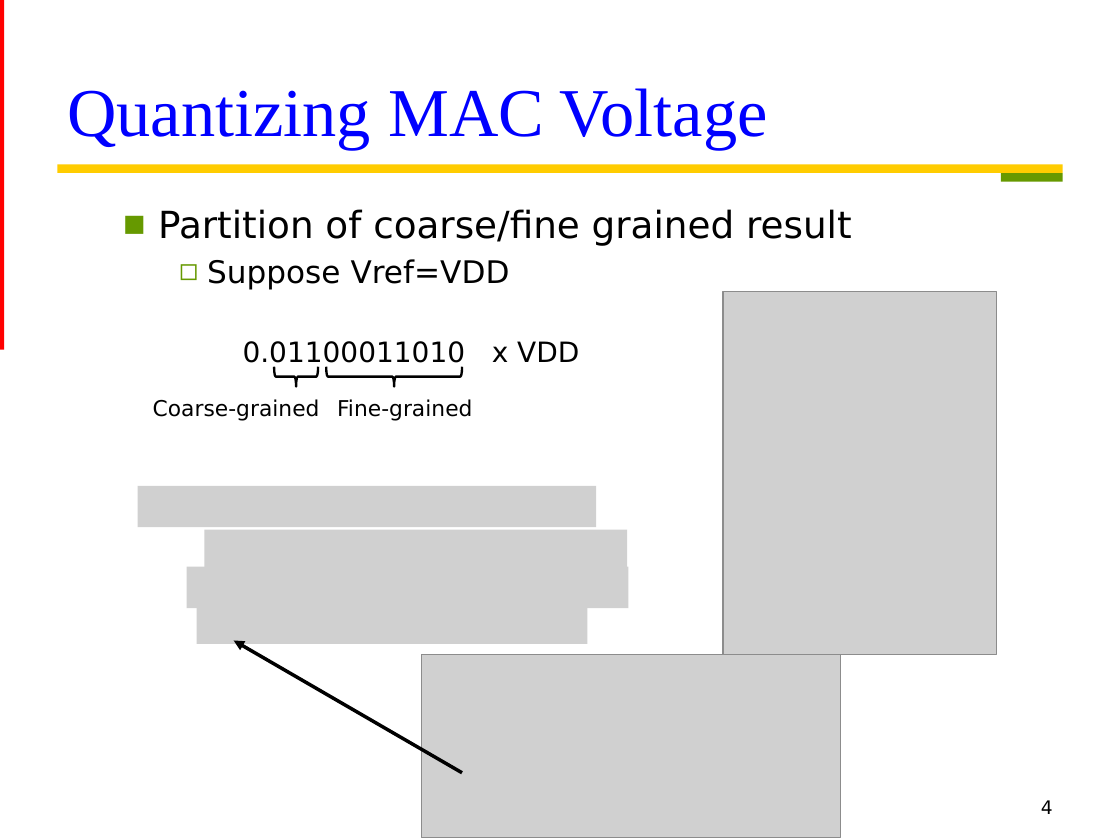
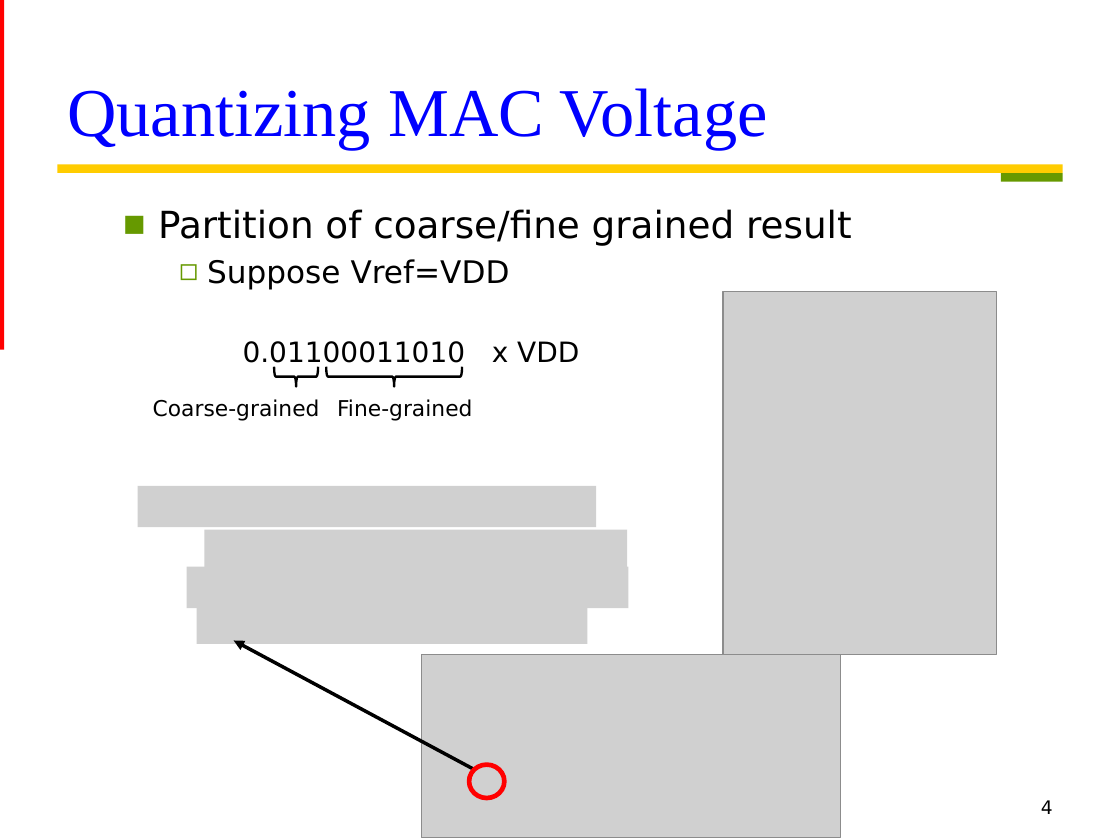
Before and after one commit to Oniontow/TTLiu_Project, a slide deck: slide 4 of dgcq/ppt.pptx. Drawn at 1120x840 pixels with LibreOffice and Linux fonts; fonts in the diff are those of the drawing; grey boxes stand for pictures. Boxes give left, top, right and bottom in pixels: in the first picture for what was removed or moved away, otherwise in the second. Text is boxed around its words. In the diff, an @@ line names an element or a change of style, - is before the commit and + after.

```diff
--- a/dgcq/ppt.pptx
+++ b/dgcq/ppt.pptx
@@ arrow moved from (463, 773) - (234, 641) to (474, 769) - (234, 641) @@
@@ ellipse added at (x1=469, y1=765, x2=504, y2=799), outline #FF0000 3 pt @@
```
Also in this commit, not shown: 1 other slide changed.
